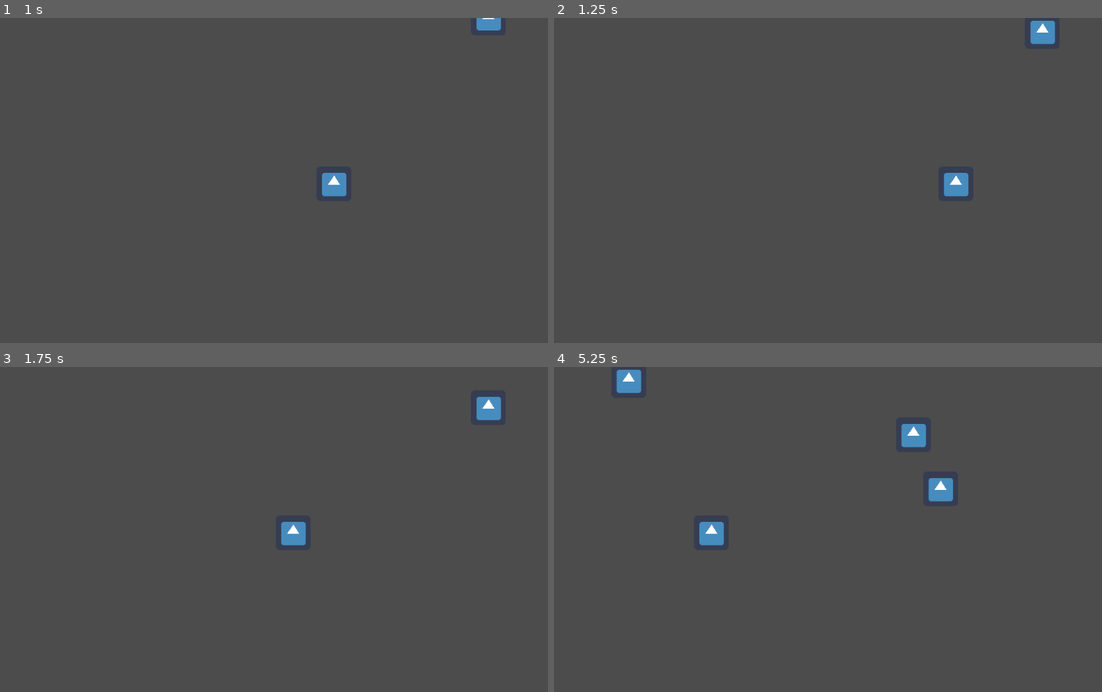
Above: before the commit, frames 1-4 (two rows, left to right).
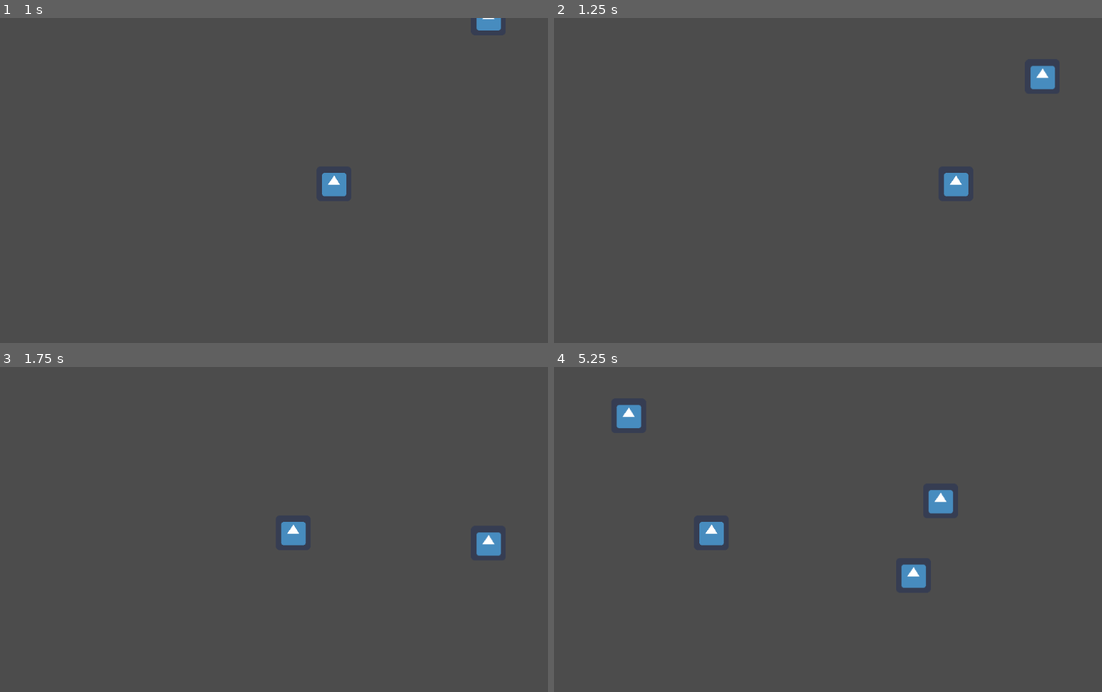
Above: after the commit, the same moments.

Repository: ColinKYuen/BQ-Game-Jam
Game: Godot game, scene res://Scenes/Main.tscn
The game is run twice, just before and just after one commit, with the same random seed, the same clock (stepped at 60 frames per second) and the same inputs. The engine's default icon, where the game draws it, is replaced by a stand-in: a white triangle on a blue panel in a dark square.
Inputs:
- Up to frame 1 (1 s): tap Enter at 0.5 s; hold D (move_right) from 0.53 s (still down)
- Up to frame 2 (1.25 s): keep holding D (move_right)
- Up to frame 3 (1.75 s): release D (move_right) at 1.28 s; hold Left (move_left) from 1.28 s (still down)
- Up to frame 4 (5.25 s): release Left (move_left) at 2.03 s; hold D (move_right) 2.03-3.53 s; hold Left (move_left) from 3.53 s (still down)

Frame 1 is identical in both runs. In frame 2, 0.7% of the frame differs, in the area x 86-92%, y 0-23%; in frame 3, 0.7%; in frame 4, 1.7%, in the area x 11-73%, y 0-68%.

Commit message:
Random Fruit Location & Speed

Diff:
--- a/Scripts/Main.gd
+++ b/Scripts/Main.gd
@@ -1,17 +1,16 @@
 extends Node2D
 
 const obj_fruit = preload("res://Scenes/GoodFruit.tscn")
+var rng = RandomNumberGenerator.new()
+var window_width = OS.get_window_size().x
 var timer = 0
-var window_width = OS.get_window_size().x
-var rng = RandomNumberGenerator.new()
 
 func _process(delta):
 	timer += delta
-	if timer >= 1:
+	if timer > 1:
 		rng.randomize()
-		# TODO Get fruit object width for the min and max range
-		spawn(rng.randf_range(64, window_width - 64), 100)
 		timer = 0
+		spawn(rng.randf_range(64, window_width - 64), rng.randf_range(100, 500))
 
 func spawn(location: float, speed: float):
 	var fruit = obj_fruit.instance()
